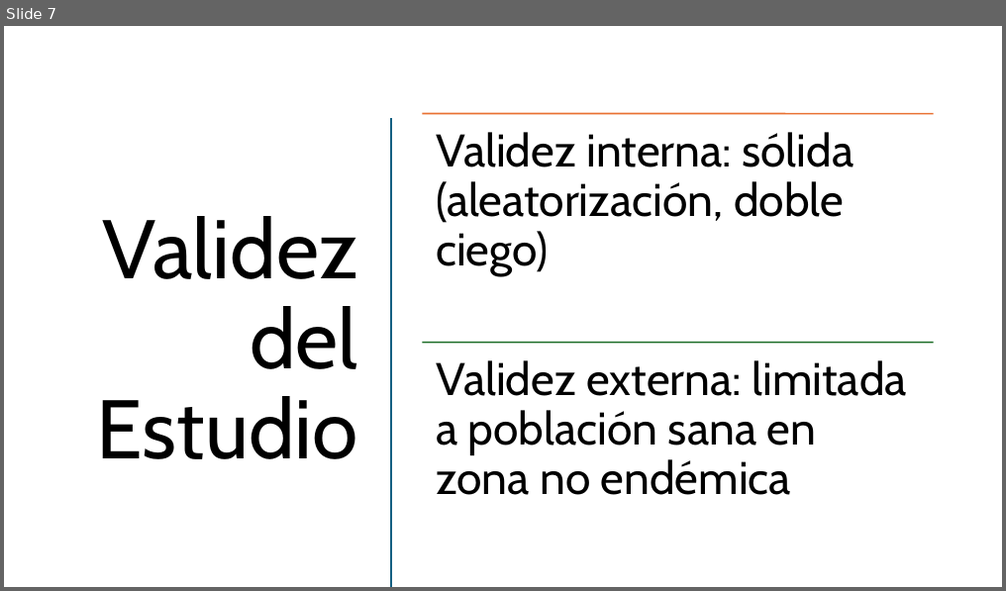
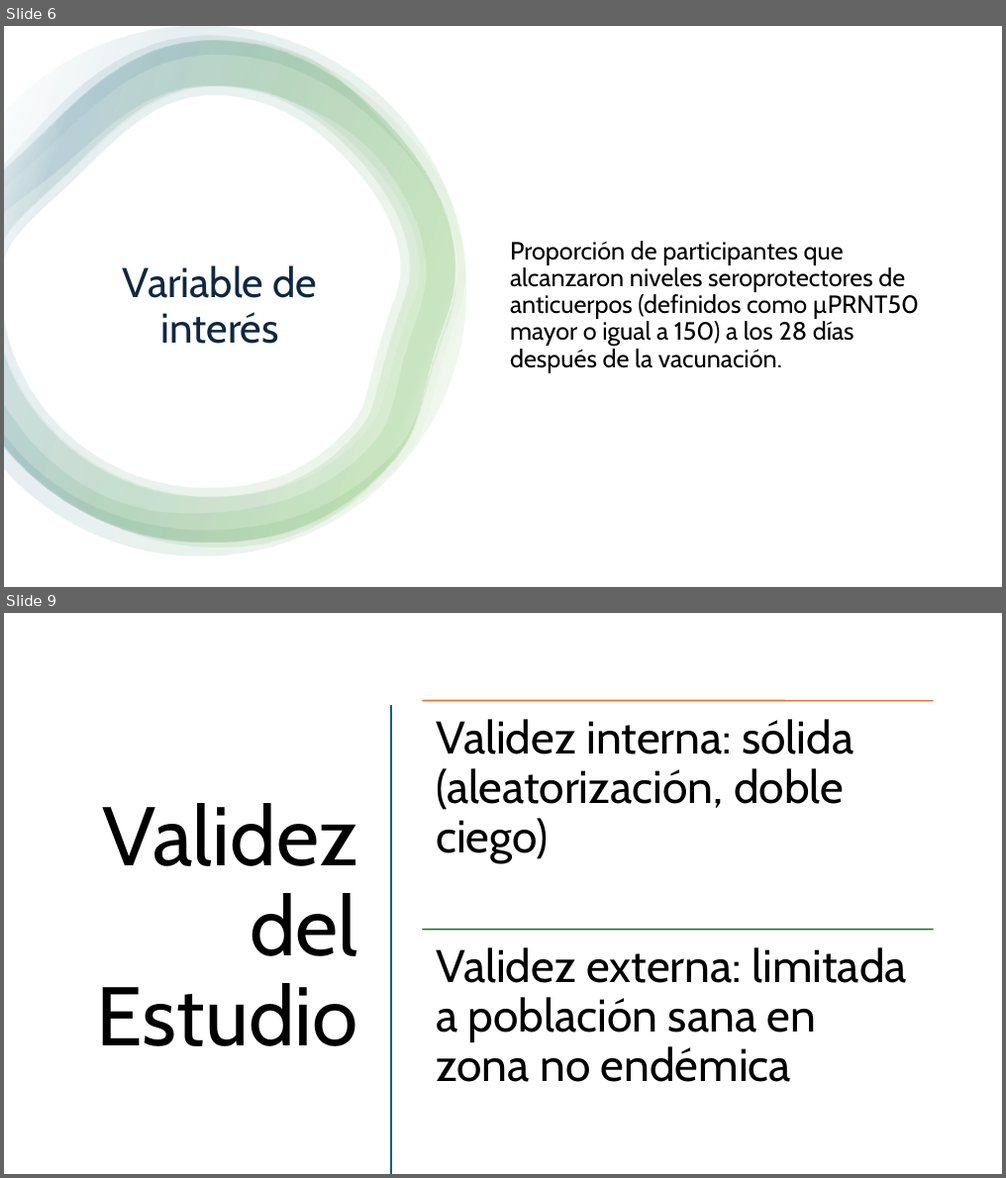
Before and after one commit to RomanLanda11/bioestadistica, a slide deck: tp2/Presentacion_Chikungunya.pptx. Shown one above the other, each under a label of ours: slide 7 before the commit, slides 6 and 9 after it; the slides between them are not shown. The pictures are 1006x591 and 1006x1178 pixels, drawn with LibreOffice and Linux fonts; fonts in the diff are those of the drawing. Boxes give left, top, right and bottom in pixels: in the first picture for what was removed or moved away, otherwise in the second. Text is boxed around its words. In the diff, an @@ line names an element or a change of style, - is before the commit and + after.

```diff
--- a/tp2/Presentacion_Chikungunya.pptx
+++ b/tp2/Presentacion_Chikungunya.pptx
@@ slide 6 added at <box>4,26,1002,587</box>, background #FFFFFF @@
@@ rectangle added at <box>4,26,1002,587</box>, fill #FFFFFF @@
@@ group added at <box>4,26,466,557</box>: 5 freeform shapes @@
@@ text added at <box>510,241,919,373</box>, 24 pt, text #000000 @@
+Proporción de participantes que alcanzaron niveles seroprotectores de anticuerpos (definidos como µPRNT50 mayor o igual a 150) a los 28 días después de la vacunación.
@@ title added at <box>123,266,318,344</box>, 40 pt, text #0E2841 @@
+Variable de interés
@@ what was slide 7 is now slide 9 @@
```
Also in this commit, not shown: 9 slides changed, 4 other slides added, 1 other file.
